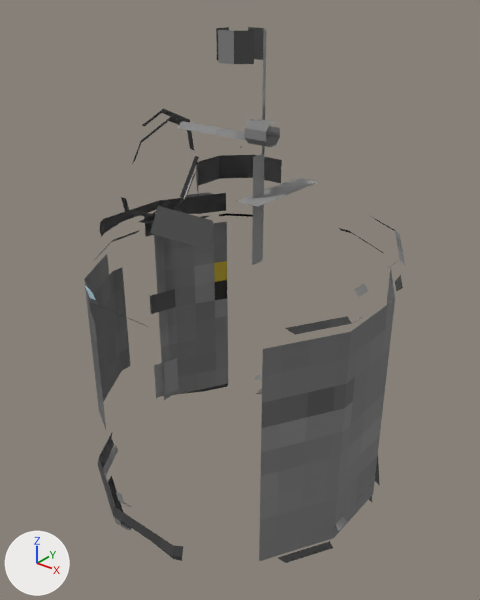
The glTF model src/main/resources/assets/trd/models/item/grenade_gravity.gltf, before and after one commit.
The view is the same before and after, from a camera (50 mm lens) standing at (0.232, -0.291, 0.308) and looking at (0.003, -0.004, 0.131). Arrows for +X, +Y and +Z are at lower left; the lights stay in place. The picture after the commit comes second. Vertices at exactly the same position are counted once.
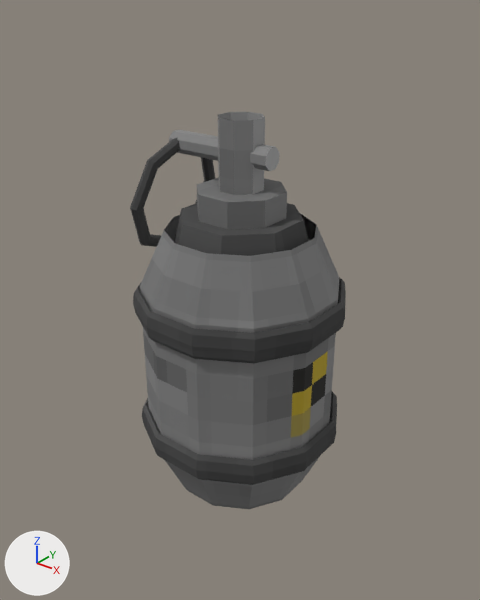
Changed parts and their boxes (x1, y1, x2, y2) in the pictures (480 x 600 px; the box of a moved part takes in the faces that stretch with it):
'Mesh_0', reshaped, moved (33% narrower, 26% shorter): before (84, 27, 405, 563); after (130, 112, 346, 509)
part 1 of me_mesh_0, moved or reshaped: before (85, 192, 405, 335); after (142, 392, 337, 485)
part 2 of me_mesh_0, moved or reshaped: before (98, 374, 380, 563); after (133, 277, 346, 363)
part 3 of me_mesh_0, moved or reshaped: before (196, 155, 282, 196); after (197, 177, 287, 229)
part 4 of me_mesh_0, moved or reshaped: before (216, 27, 266, 265); after (218, 112, 265, 195)
part 5 of me_mesh_0, moved or reshaped: before (150, 177, 317, 251); after (174, 203, 308, 256)
part 6 of me_mesh_0, added: after (169, 130, 279, 171)
part 7 of me_mesh_0, moved or reshaped: before (121, 109, 199, 224); after (130, 137, 215, 247)
part 8 of me_mesh_0, added: after (140, 214, 339, 509)
part 9 of me_mesh_0, deleted: before (178, 119, 280, 147)
part 10 of me_mesh_0, deleted: before (144, 214, 179, 398)
part 11 of me_mesh_0, cut back: before (84, 222, 395, 561)

The change, as a diff of the scene's bpy script:
```diff
--- a/src/main/resources/assets/trd/models/item/grenade_gravity.gltf.py
+++ b/src/main/resources/assets/trd/models/item/grenade_gravity.gltf.py
@@ me_mesh_0 @@
 # used by ob_mesh_0; location = (-0.0125, 0.0003, 0.1603)
-me_mesh_0.from_pydata(...)  # 343 vertices, 590 faces; spans x -0.083..0.108, y -0.096..0.095, z -0.162..0.124
+me_mesh_0.from_pydata(...)  # 386 vertices, 662 faces; spans x -0.064..0.064, y -0.064..0.064, z 0.0..0.24
+# me_mesh_0 part 1: the loose piece of 84 vertices spanning x -0.083..0.108, y -0.096..0.095, z -0.009..0.01 is scaled about its middle by (0.672, 0.672, 1), then moved by (-0.013, 0.0, 0.045)
+# me_mesh_0 part 2: the loose piece of 84 vertices spanning x -0.083..0.108, y -0.096..0.095, z -0.162..-0.143 is scaled about its middle by (0.672, 0.672, 1), then moved by (-0.013, 0.0, 0.282)
+# me_mesh_0 part 3: the loose piece of 17 vertices spanning x -0.012..0.038, y -0.025..0.025, z 0.024..0.052 is moved by (-0.013, 0.0, 0.147)
+# me_mesh_0 part 4: the loose piece of 17 vertices spanning x 0.0..0.025, y -0.013..0.012, z -0.004..0.124 is moved by (-0.013, 0.0, 0.116)
+# me_mesh_0 part 5: the loose piece of 25 vertices spanning x -0.044..0.069, y -0.057..0.056, z -0.013..0.037 is scaled about its middle by (0.722, 0.722, 1), then moved by (-0.013, 0.0, 0.147)
+# me_mesh_0 part 6: a new loose piece, an 8-sided cylinder along x spanning x -0.05..0.022, y -0.006..0.006, z 0.213..0.226, in mat_material_0
+# me_mesh_0 part 7: the loose piece of 64 vertices spanning x -0.062..-0.041, y -0.04..0.038, z 0.001..0.078 is moved by (0.0, 0.0, 0.147)
+# me_mesh_0 part 8: a new loose piece of 69 vertices spanning x -0.059..0.059, y -0.059..0.059, z 0.0..0.176, in mat_material_0
+# me_mesh_0 part 9: the loose piece of 18 vertices spanning x -0.053..0.034, y -0.007..0.006, z 0.066..0.079 is deleted
+# me_mesh_0 part 10: the loose piece of 8 vertices spanning x -0.081..-0.073, y 0.009..0.029, z -0.15..0.0 is deleted
+# me_mesh_0 part 11
+# 26 vertices are removed from x -0.078..0.103, y -0.091..0.09, z -0.154..0.002
+# 48 faces are deleted
+# 8 vertices are added at x -0.062..-0.054, y -0.005..0.011, z 0.042..0.129
+# 6 new faces join them
 me_mesh_0.materials.append(mat_material_0)
@@ ob_mesh_0 @@
 ob_mesh_0 = bpy.data.objects.new('Mesh_0', me_mesh_0)
-ob_mesh_0.location = (-0.0125, 0.0003, 0.1603)
+ob_mesh_0.location = (0.0, 0.0, 0.0)
```
